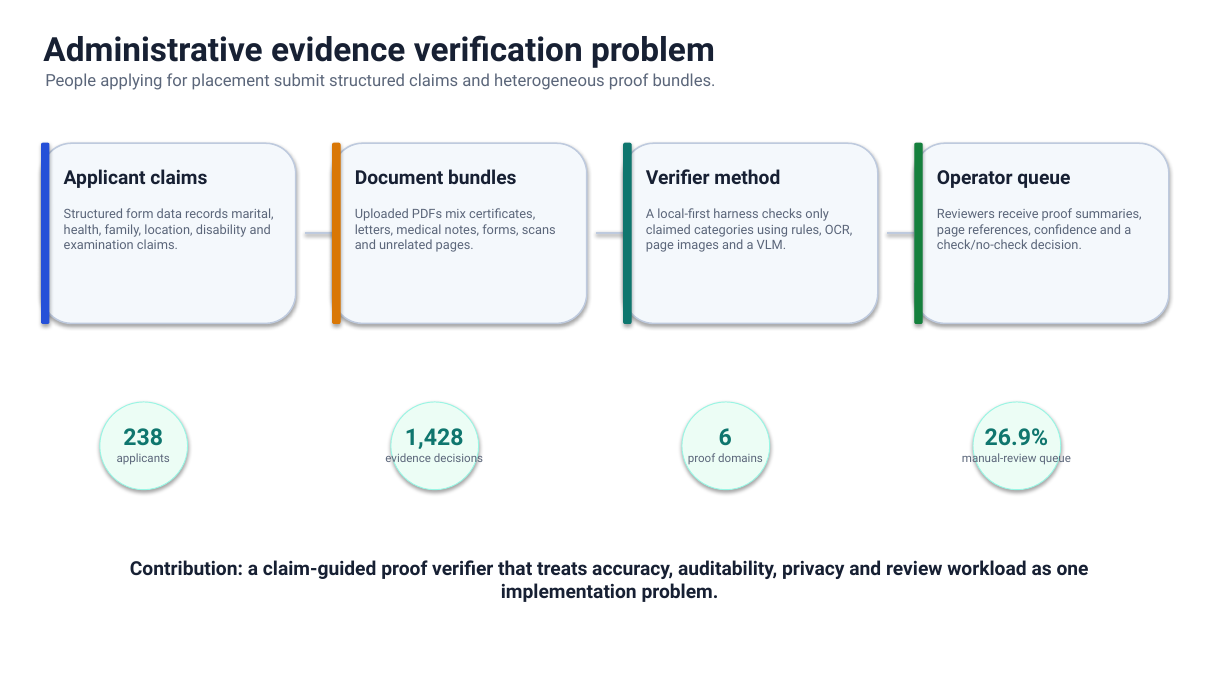
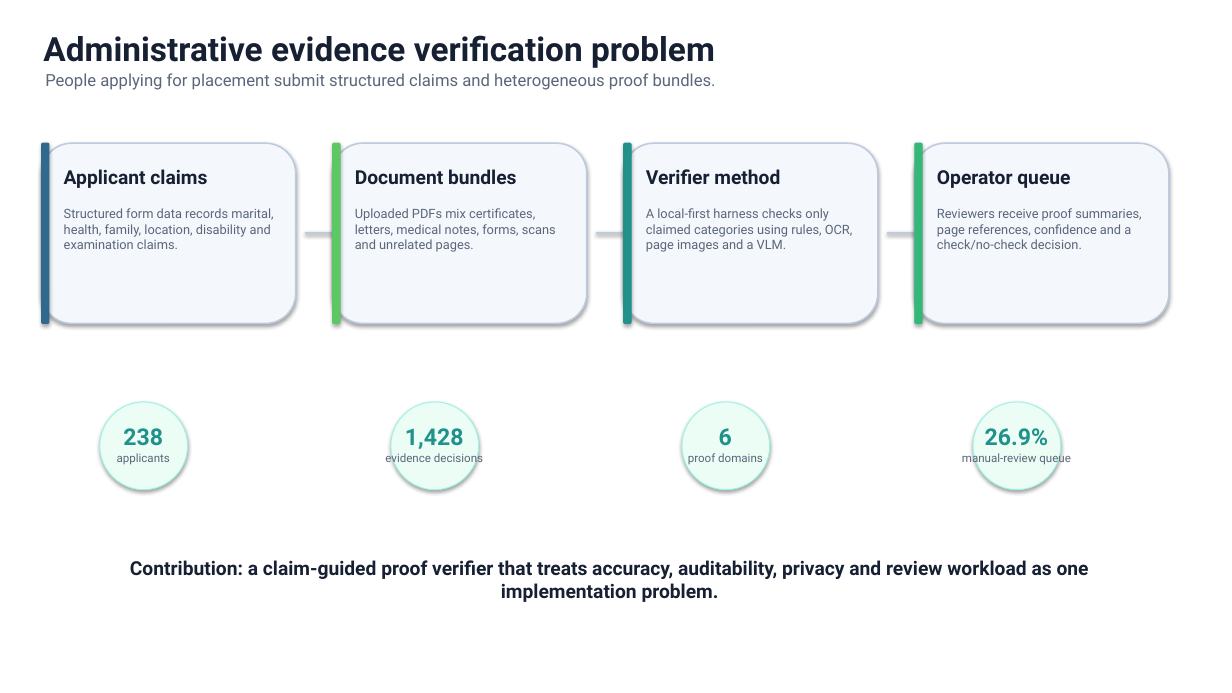
Before and after one commit to datateamdigitalhealthdivision/eplacement-kyc-verifier, a slide deck: slide 1 of manuscripts/eplacement_kyc_v4_1_validation/editable_figures_1_4.pptx. Drawn at 1232x693 pixels with LibreOffice and Linux fonts; fonts in the diff are those of the drawing. Boxes give left, top, right and bottom in pixels: in the first picture for what was removed or moved away, otherwise in the second. Text is boxed around its words. In the diff, an @@ line names an element or a change of style, - is before the commit and + after.

```diff
--- a/manuscripts/eplacement_kyc_v4_1_validation/editable_figures_1_4.pptx
+++ b/manuscripts/eplacement_kyc_v4_1_validation/editable_figures_1_4.pptx
@@ rounded rectangle at box(42, 143, 49, 323): fill #2550D8 to #31688E; outline #2550D8 0.75 pt to #31688E 0.75 pt @@
@@ rounded rectangle at box(333, 143, 340, 323): fill #D97706 to #5DC863; outline #D97706 0.75 pt to #5DC863 0.75 pt @@
@@ rounded rectangle at box(624, 143, 631, 323): fill #0F766E to #21918C; outline #0F766E 0.75 pt to #21918C 0.75 pt @@
@@ rounded rectangle at box(915, 143, 922, 323): fill #15803D to #35B779; outline #15803D 0.75 pt to #35B779 0.75 pt @@
@@ text colour #0F766E to #21918C in 4 elements at box(123, 428, 163, 446), box(405, 428, 464, 449), box(719, 428, 732, 445), box(985, 428, 1048, 445) @@
```
Also in this commit, not shown: 3 other slides changed, 11 other files.
